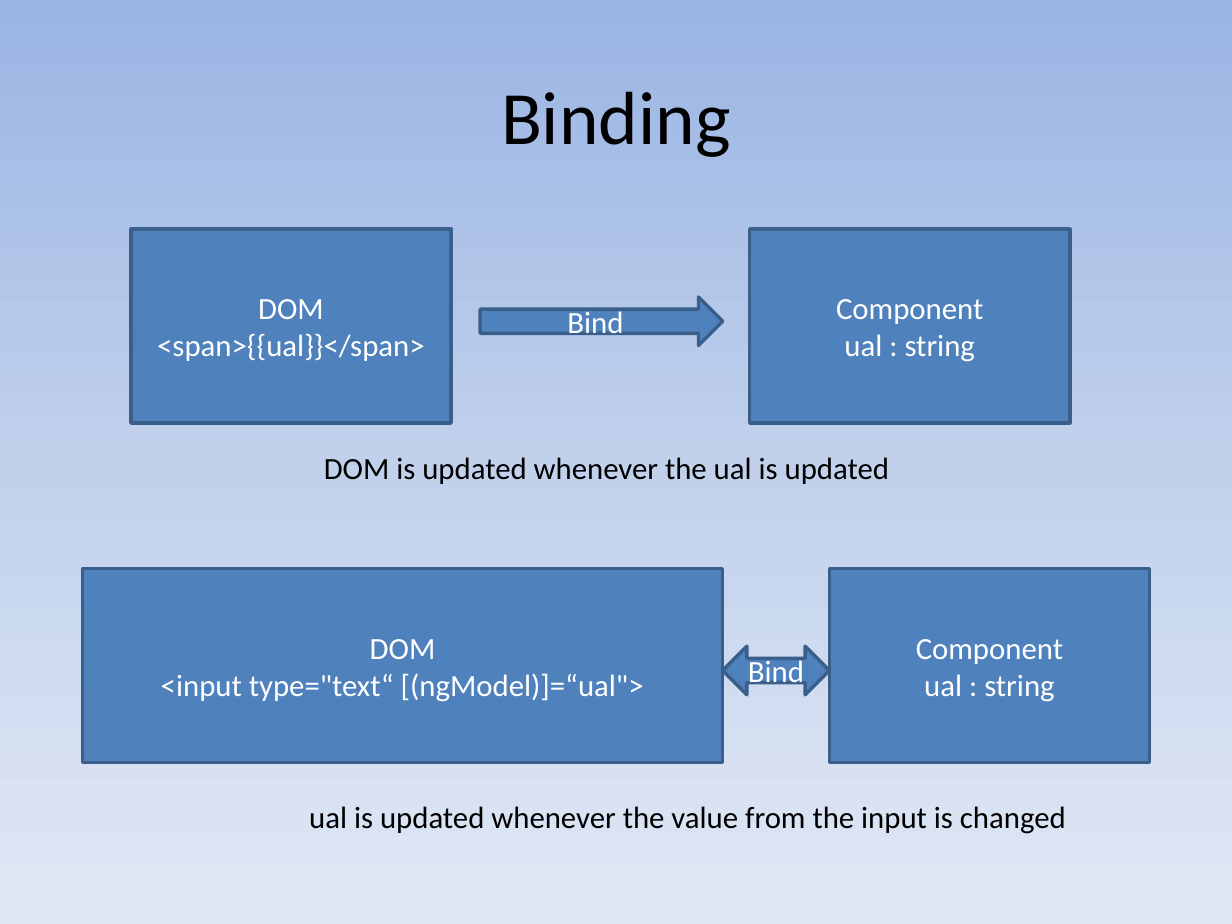
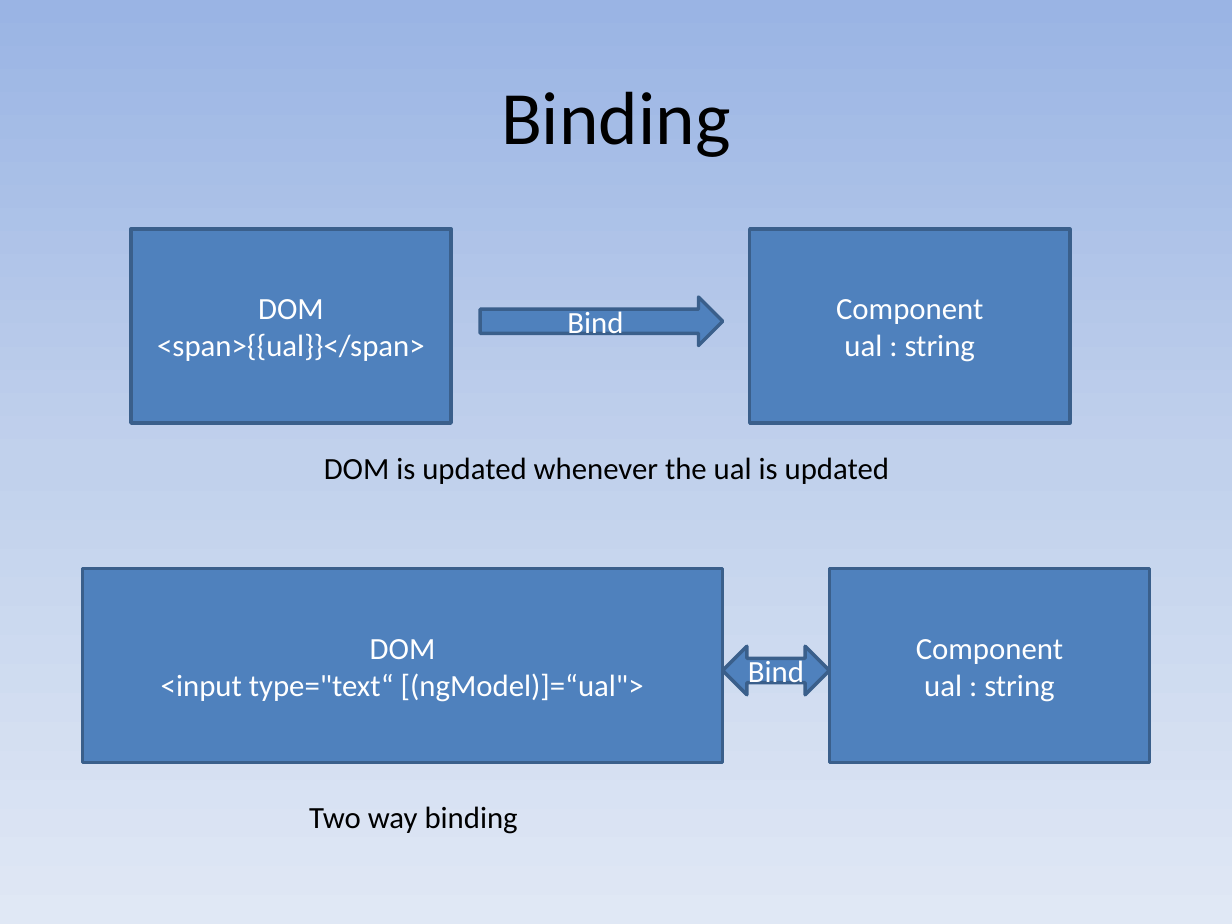
Before and after one commit to mayuanyang/HelloAngular2, a slide deck: slide 11 of angular2.pptx (slide 10 before the commit). Drawn at 1232x924 pixels with LibreOffice and Linux fonts; fonts in the diff are those of the drawing. Boxes give left, top, right and bottom in pixels: in the first picture for what was removed or moved away, otherwise in the second. Text is boxed around its words. In the diff, an @@ line names an element or a change of style, - is before the commit and + after.

```diff
--- a/angular2.pptx
+++ b/angular2.pptx
@@ text at box(309, 806, 518, 834): text changed @@
-ual is updated whenever the value from the input is changed
+Two way binding
```
Also in this commit, not shown: 2 other slides changed, 2 slides added.
